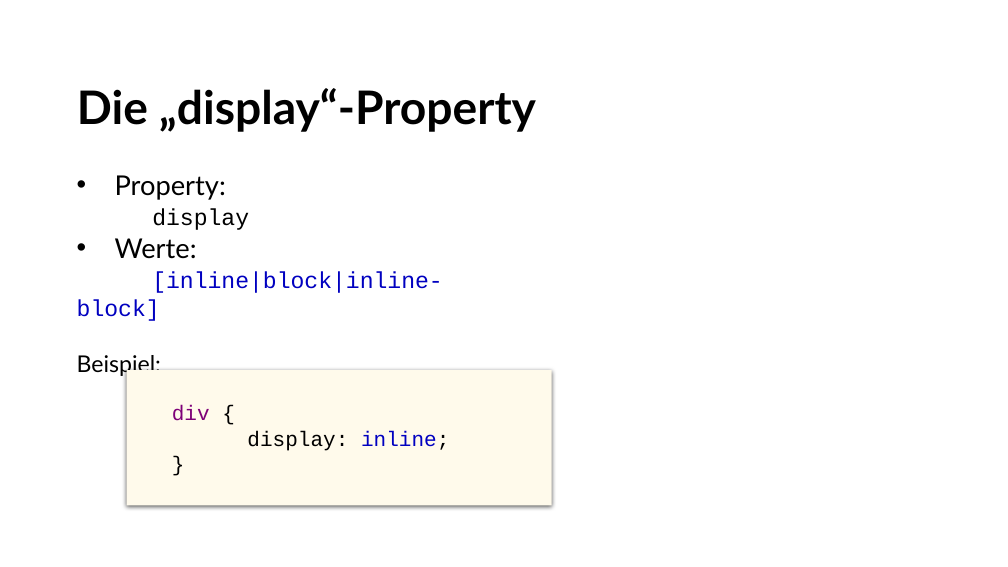
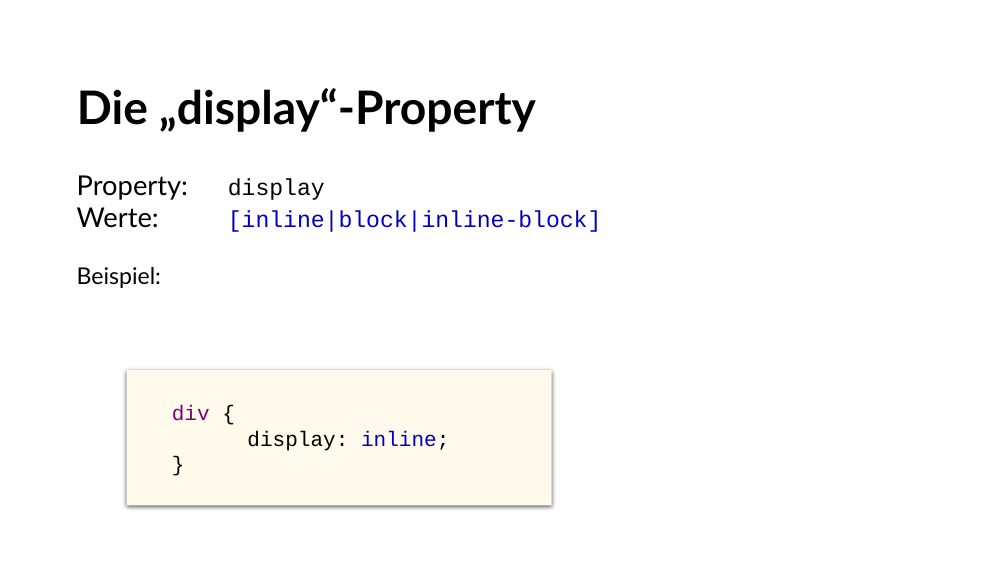
Before and after one commit to betera/css_layout, a slide deck: slide 12 of CSS_Layout.pptx. Drawn at 1008x567 pixels with LibreOffice and Linux fonts; fonts in the diff are those of the drawing; background and template pictures are left out. Boxes give left, top, right and bottom in pixels: in the first picture for what was removed or moved away, otherwise in the second. Text is boxed around its words. In the diff, an @@ line names an element or a change of style, - is before the commit and + after.

```diff
--- a/CSS_Layout.pptx
+++ b/CSS_Layout.pptx
@@ text at bbox=[77, 175, 601, 232]: text changed @@
-• Property:
-display
-• Werte:
-[inline|block|inline-block]
+Property: display
+Werte: [inline|block|inline-block]
```
Also in this commit, not shown: 17 other slides changed, 11 slides added, 20 other files.
